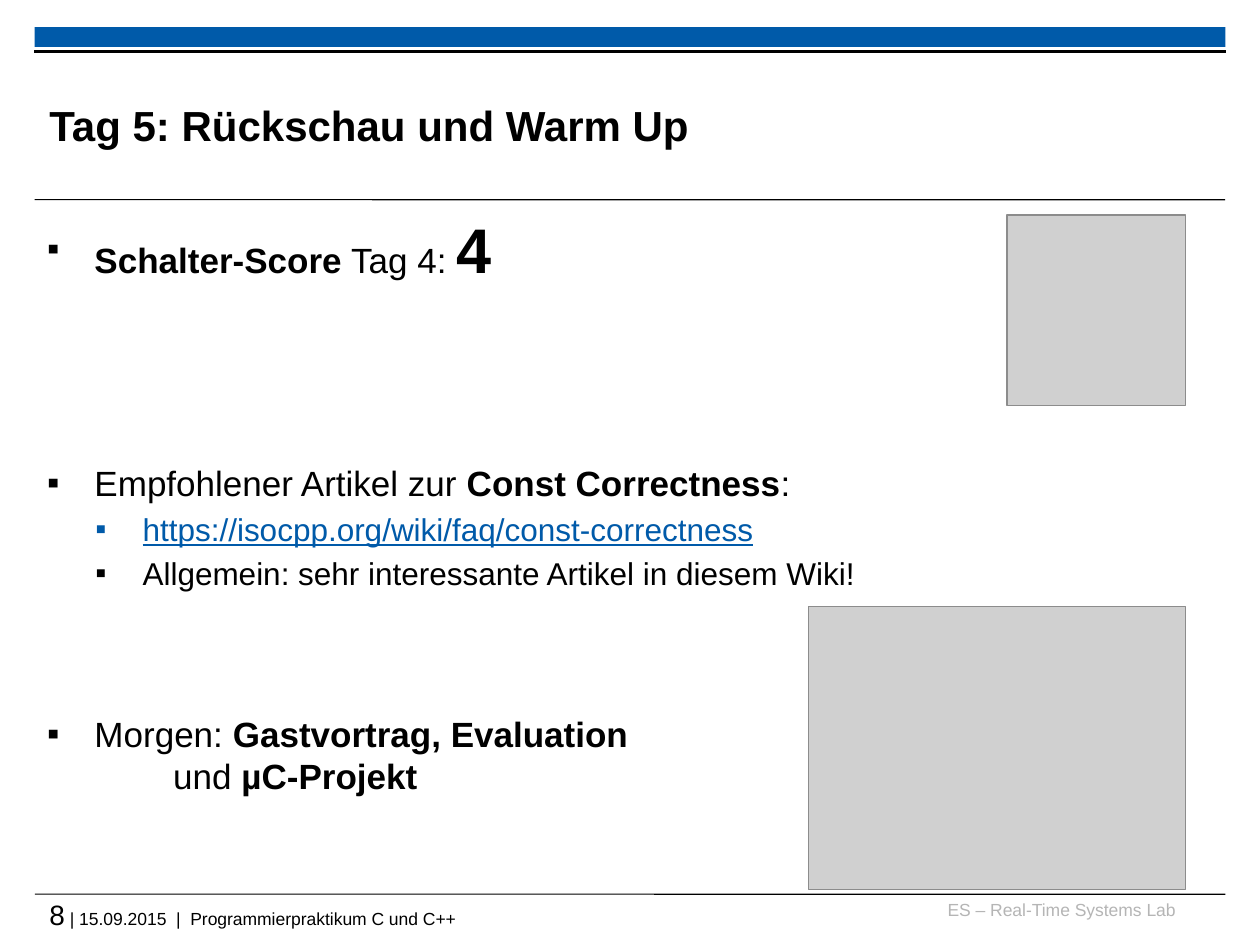
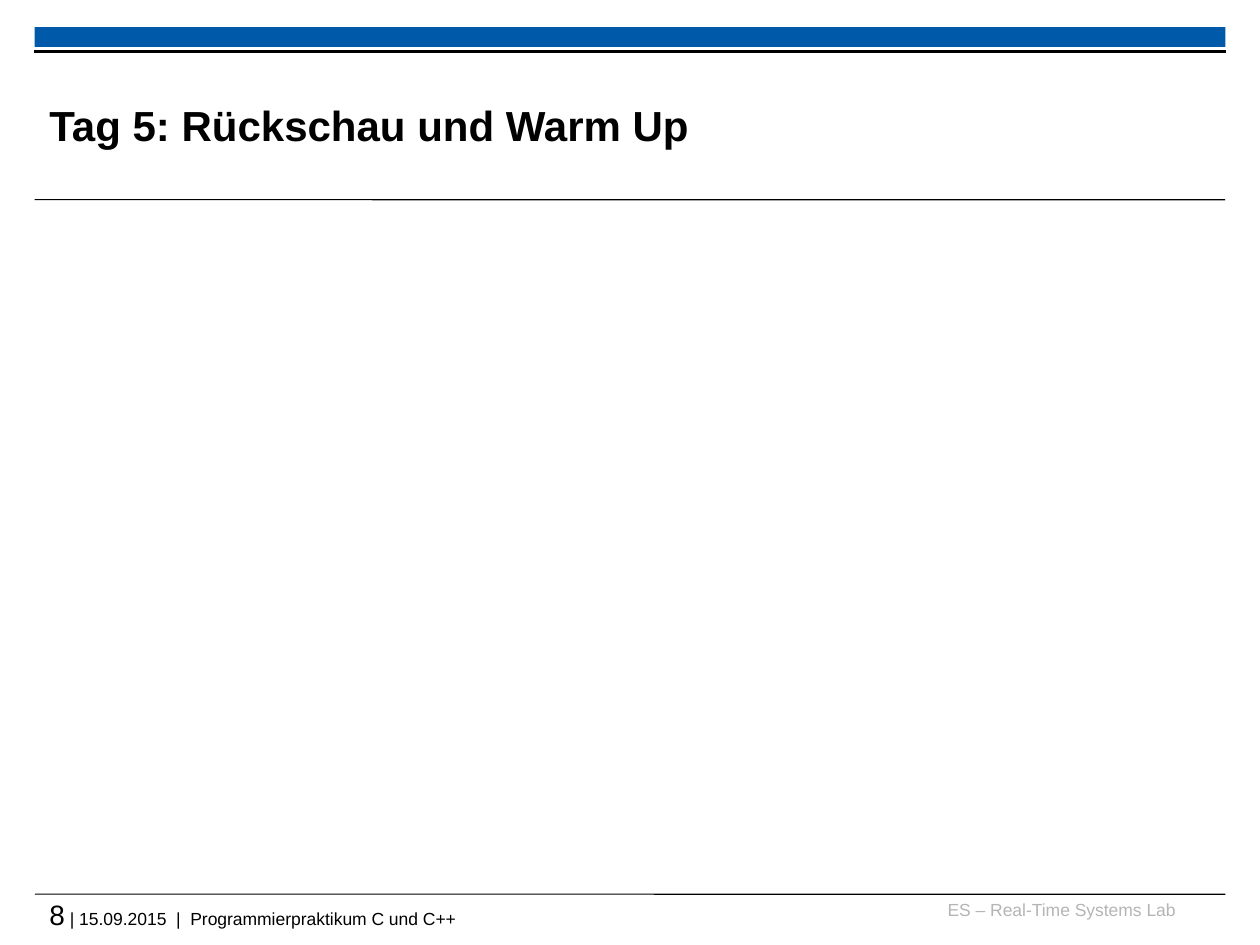
Before and after one commit to h82k/tud-cppp, a slide deck: slide 8 of 2015/week2__recap_and_warmup_slides.pptx. Drawn at 1260x945 pixels with LibreOffice and Linux fonts; fonts in the diff are those of the drawing; grey boxes stand for pictures; background and template pictures are left out. Boxes give left, top, right and bottom in pixels: in the first picture for what was removed or moved away, otherwise in the second. Text is boxed around its words. In the diff, an @@ line names an element or a change of style, - is before the commit and + after.

```diff
--- a/2015/week2__recap_and_warmup_slides.pptx
+++ b/2015/week2__recap_and_warmup_slides.pptx
@@ text removed at [94,229,854,795] @@
-▪ Schalter-Score Tag 4: 4
-▪ Empfohlener Artikel zur Const Correctness:
-  ▪ https://isocpp.org/wiki/faq/const-correctness
-  ▪ Allgemein: sehr interessante Artikel in diesem Wiki!
-▪ Morgen: Gastvortrag, Evaluation
-  und µC-Projekt
@@ picture removed at [1007,215,1186,406] @@
@@ picture removed at [809,606,1186,888] @@
```
Also in this commit, not shown: 4 other slides changed.
